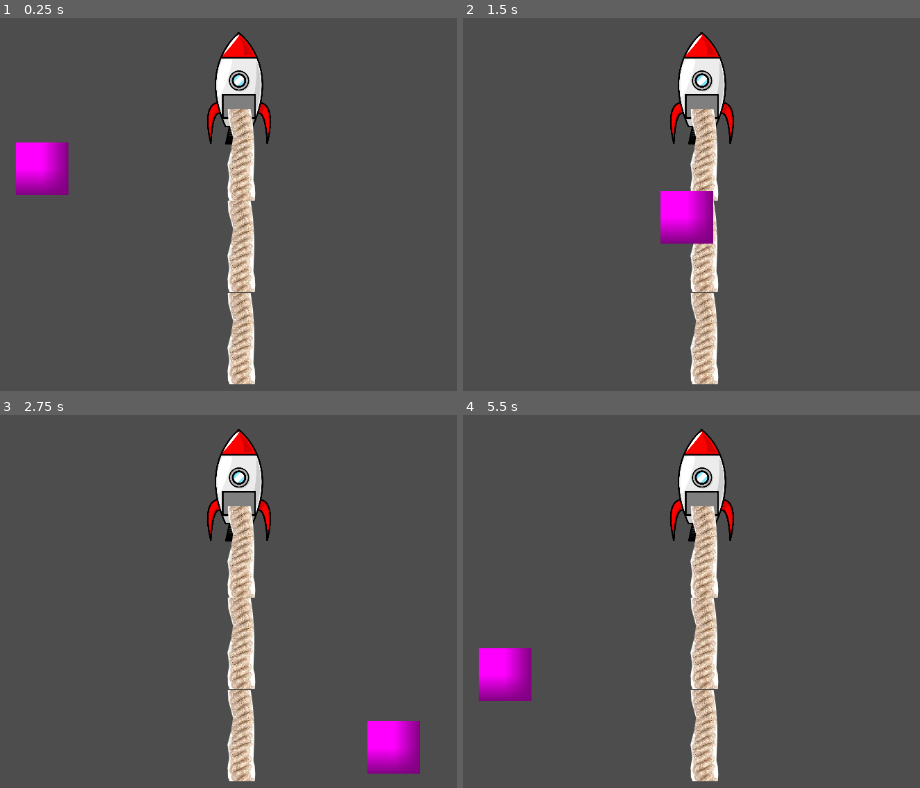
Above: before the commit, frames 1-4 (two rows, left to right).
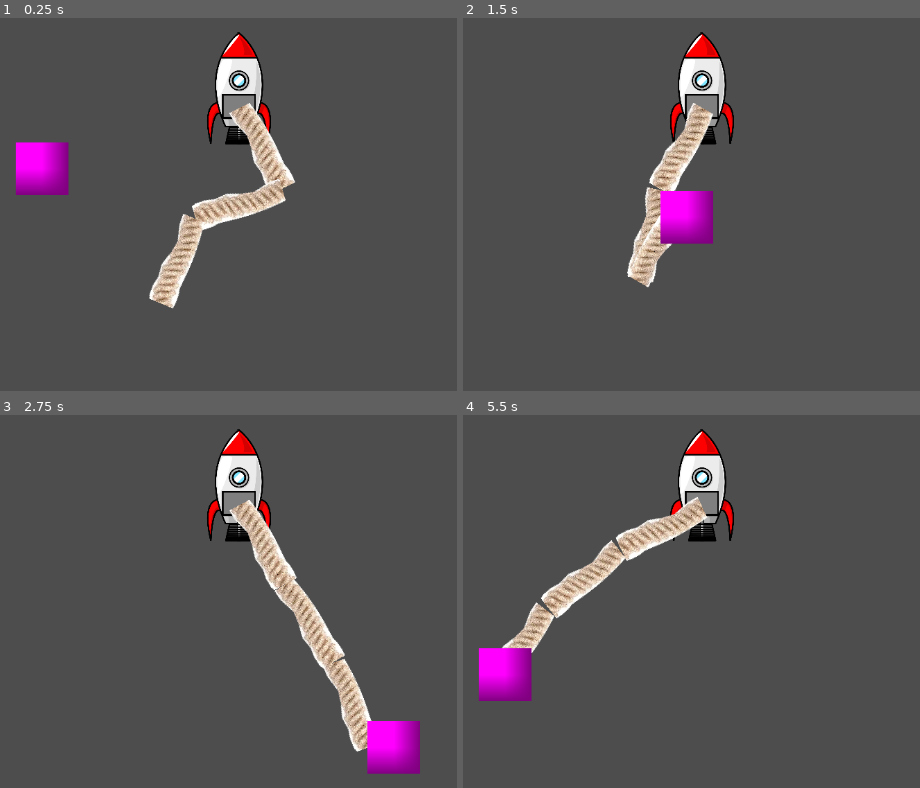
Above: after the commit, the same moments.

Repository: kylekolp/GMTKGameJam2026
Game: Godot game, scene res://src/debug/TestRopeScene.tscn
Same seed, same stepped clock (60 frames per second), same inputs: the game is played once before the commit and once after it. This scene is started directly instead of the project's main scene.
Inputs (mouse positions are in pixels of both pictures, inside the frame that each line leads up to):
- Up to frame 1 (0.25 s): no input
- Up to frame 2 (1.5 s): move the mouse to (outside the picture) at 0.52 s; hold D (Move_Right) 0.53-1.28 s; move the mouse to (595, 219) at 1.27 s; hold S (Move_Down) from 1.28 s (still down)
- Up to frame 3 (2.75 s): move the mouse to (370, 493) at 2.02 s; release S (Move_Down) at 2.03 s; hold D (Move_Right) from 2.03 s (still down)
- Up to frame 4 (5.5 s): move the mouse to (714, 683) at 2.77 s; release D (Move_Right) at 2.78 s; hold W (Move_Up) 2.78-3.53 s; move the mouse to (outside the picture) at 3.52 s; hold A (Move_Left) 3.53-5.03 s; move the mouse to (517, 526) at 4.27 s; move the mouse to (796, 594) at 5.02 s; hold S (Move_Down) from 5.03 s (still down)

The runs differ from the first frame. In frame 1, 7.1% of the frame differs, in the area x 32-65%, y 22-99%; in frame 2, 5.6%; in frame 3, 7.6%, in the area x 49-82%, y 22-99%; in frame 4, 7.2%.

Commit message:
Created temp script for rope movement

Diff:
--- a/src/debug/TestRopeScene.tscn
+++ b/src/debug/TestRopeScene.tscn
@@ -26,27 +26,30 @@
 node_b = NodePath("../RopeSegment")
 
 [node name="RopeSegment" parent="." unique_id=1538065058 instance=ExtResource("2_kbp7u")]
-position = Vector2(504, 264)
-rotation = 1.5707964
+position = Vector2(521, 259)
+rotation = 1.3177236
 
 [node name="PinJoint2D2" type="PinJoint2D" parent="." unique_id=1636406783]
-position = Vector2(503, 331)
+position = Vector2(535, 324)
+rotation = 1.3177236
 node_a = NodePath("../RopeSegment")
 node_b = NodePath("../RopeSegment2")
 
 [node name="RopeSegment2" parent="." unique_id=422358488 instance=ExtResource("2_kbp7u")]
-position = Vector2(504, 396)
-rotation = 1.5707964
+position = Vector2(556, 386)
+rotation = 1.3177236
 
 [node name="PinJoint2D3" type="PinJoint2D" parent="." unique_id=2075099816]
-position = Vector2(503, 463)
+position = Vector2(571, 451.99997)
+rotation = 1.3177236
 node_a = NodePath("../RopeSegment2")
 node_b = NodePath("../RopeSegment3")
 
-[node name="RopeSegment3" parent="." unique_id=1607864135 instance=ExtResource("2_kbp7u")]
-position = Vector2(504, 529)
-rotation = 1.5707964
+[node name="RopeSegment3" parent="." unique_id=1607864135 node_paths=PackedStringArray("player") instance=ExtResource("2_kbp7u")]
+position = Vector2(592, 512.99994)
+rotation = 1.3177236
 script = ExtResource("3_m5bqw")
+player = NodePath("../Player")
 
 [node name="Player" parent="." unique_id=526542025 instance=ExtResource("3_ft7x8")]
 position = Vector2(215, 284)
--- a/src/gameplay/entities/Entity_RopeSegment.gd
+++ b/src/gameplay/entities/Entity_RopeSegment.gd
@@ -3,6 +3,13 @@
 
 @export var player : Player
 
+var _speed : float = 1000
+
 func _physics_process(delta: float) -> void:
+
+	var directionVector = global_position.direction_to(player.global_position);
+
+	linear_velocity = directionVector * _speed
+
 	return
 	#var playerPosition =
--- a/src/gameplay/entities/Entity_RopeSegment.tscn
+++ b/src/gameplay/entities/Entity_RopeSegment.tscn
@@ -8,7 +8,7 @@
 [node name="RopeSegment" type="RigidBody2D" unique_id=1538065058]
 collision_layer = 2
 collision_mask = 2
-gravity_scale = 0.0
+gravity_scale = 0.5
 
 [node name="Sprite2D" type="Sprite2D" parent="." unique_id=2146331024]
 position = Vector2(0, -0.99999994)
